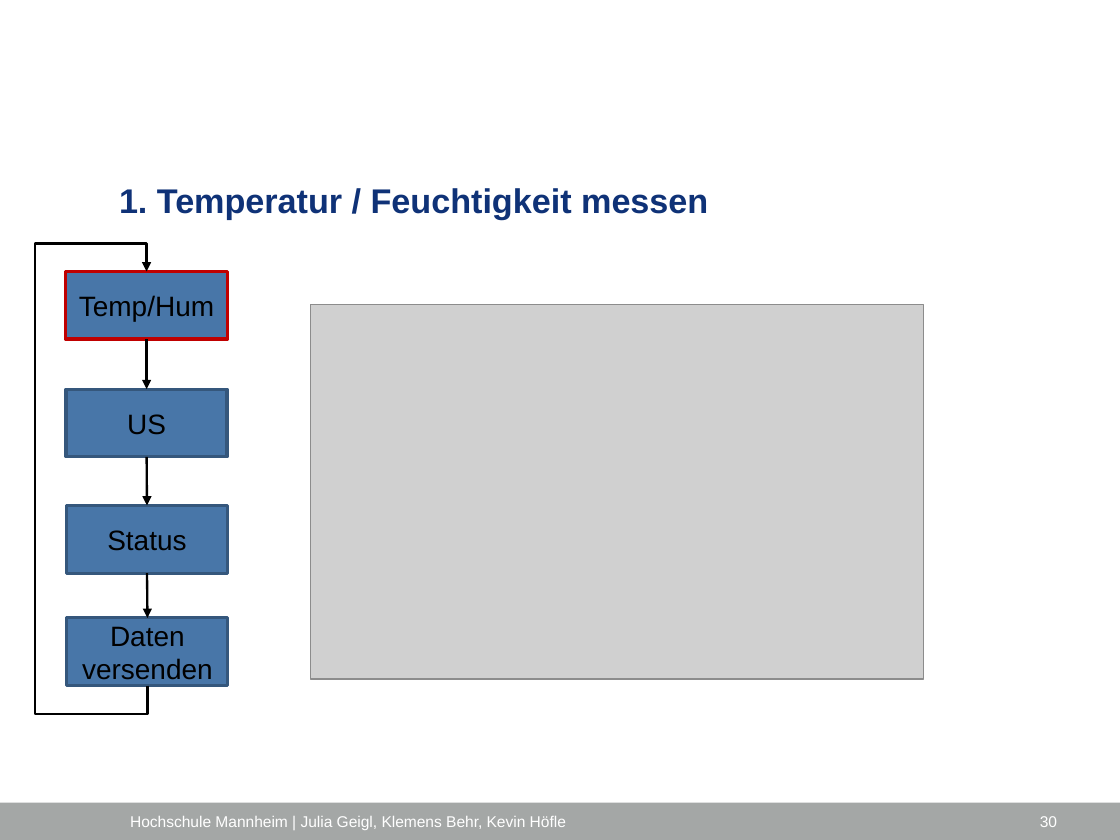
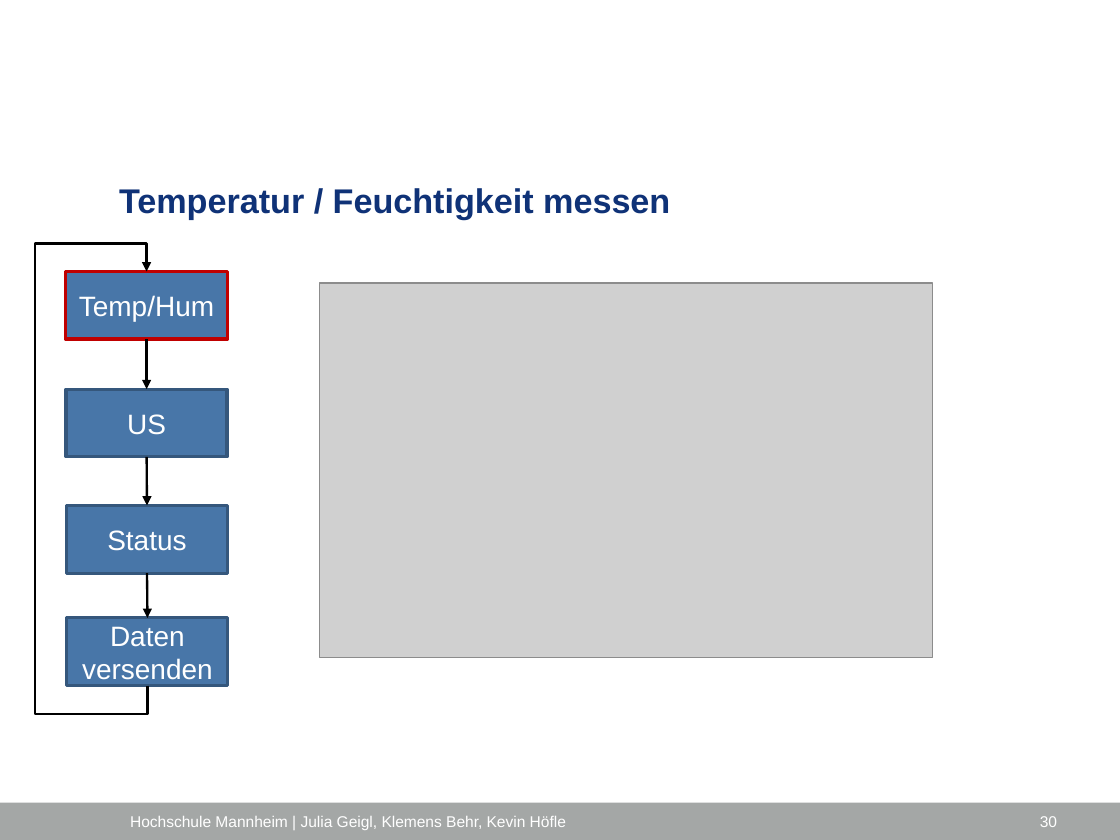
Before and after one commit to ProjektlaborEmbeddedSecurity/Presentation, a slide deck: slide 30 of PES_FH_VERS.pptx. Drawn at 1120x840 pixels with LibreOffice and Linux fonts; fonts in the diff are those of the drawing; grey boxes stand for pictures; background and template pictures are left out. Boxes give left, top, right and bottom in pixels: in the first picture for what was removed or moved away, otherwise in the second. Text is boxed around its words. In the diff, an @@ line names an element or a change of style, - is before the commit and + after.

```diff
--- a/PES_FH_VERS.pptx
+++ b/PES_FH_VERS.pptx
@@ title at (x1=119, y1=188, x2=670, y2=219): text changed @@
-1. Temperatur / Feuchtigkeit messen
+Temperatur / Feuchtigkeit messen
@@ picture moved from (x1=310, y1=305, x2=923, y2=679) to (x1=319, y1=283, x2=932, y2=657) @@
@@ text colour #000000 to #FFFFFF in 4 elements at (x1=66, y1=271, x2=228, y2=338), (x1=66, y1=389, x2=227, y2=456), (x1=66, y1=505, x2=227, y2=572), (x1=67, y1=618, x2=228, y2=685) @@
```
Also in this commit, not shown: 15 other slides changed, 1 slide added.
